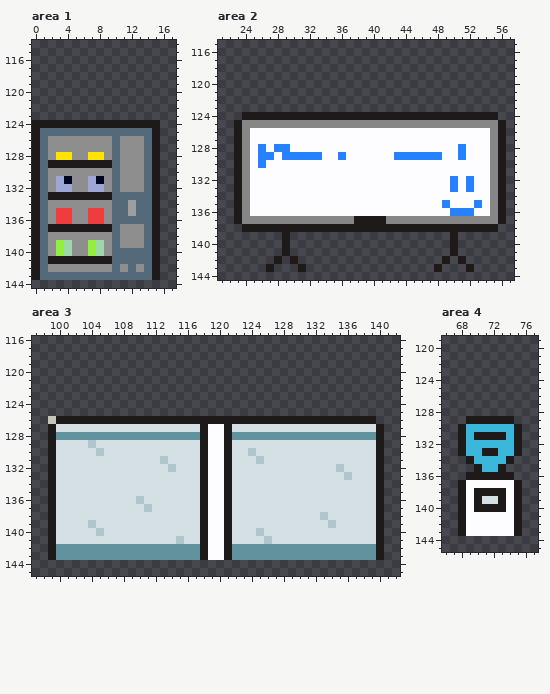
File history of a pixel-art file, levels/office/assets/Office.aseprite. Above: the version before the commit.
240x256 pixels, 1 frame. Colours within 5 levels of each other are drawn and written as one. Shown: area 1: x 0..17, y 114..144; area 2: x 21..57, y 115..144; area 3: x 97..142, y 116..145; area 4: x 66..77, y 119..145. The commit also changed other parts of the picture, which this record leaves out.
The result:
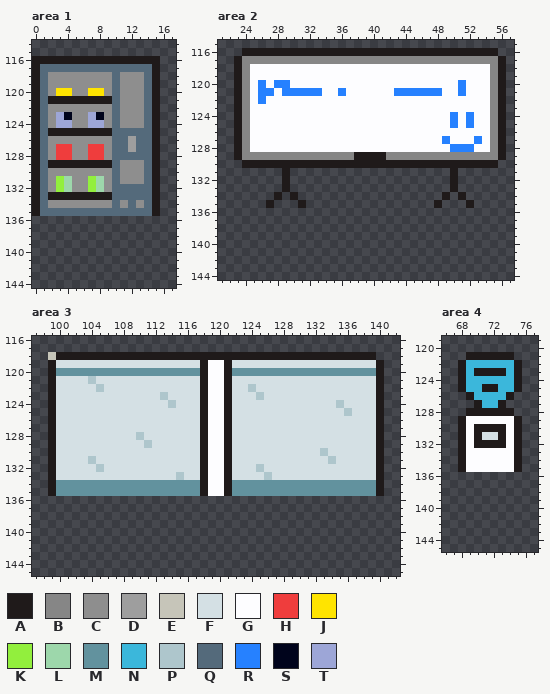
Palette (. is transparent): A #1f1a1a  B #868686  C #8e8e8e  D #9e9e9e  E #c6c5b9  F #d4e0e4  G #fdfdff  H #ef3d3d  J #ffe400  K #92ef3d  L #9dd7ab  M #62929e  N #3bb7db  P #aec6cc  Q #546a7b  R #2681ff  S #00041c  T #9da6d7
Difference:
Area 1, layer "Office Fill":
y 116: x 0..15 ................ -> AAAAAAAAAAAAAAAA
y 117: x 0..15 ................ -> AQQQQQQQQQQQQQQA
y 118..119: x 0..15 ................ -> AQCCCCCCCCQCCCQA
y 120: x 0..15 ................ -> AQCJJCCJJCQCCCQA
y 121: x 0..15 ................ -> AQAAAAAAAAQCCCQA
y 122: x 0..15 ................ -> AQCCCCCCCCQCCCQA
y 123: x 0..15 ................ -> AQCTSCCTSCQCCCQA
y 124: x 1..14 AAAAAAAAAAAAAA -> QCTTCCTTCQCCCQ
y 125: x 2..9 QQQQQQQQ -> AAAAAAAA
y 126: x 11..13 CCC -> QDQ
y 127: x 3..4 CC -> HH; x 7..8 CC -> HH; x 11..13 CCC -> QDQ
y 128: x 3..4 JJ -> HH; x 7..8 JJ -> HH; x 11..13 CCC -> QQQ
y 131: x 3..4 TS -> KL; x 7..8 TS -> KL
y 132: x 3..4 TT -> KL; x 7..8 TT -> KL; x 11..13 CCC -> QQQ
y 134: x 11..13 QDQ -> CQC
y 135: x 2..9 CHHCCHHC -> QQQQQQQQ; x 12 D -> Q
y 136: x 0..15 AQCHHCCHHCQQQQQA -> ................
y 137: x 0..15 AQAAAAAAAAQCCCQA -> ................
y 138: x 0..15 AQCCCCCCCCQCCCQA -> ................
y 139: x 0..15 AQCKLCCKLCQCCCQA -> ................
y 140: x 0..15 AQCKLCCKLCQQQQQA -> ................
y 141: x 0..15 AQAAAAAAAAQQQQQA -> ................
y 142: x 0..15 AQCCCCCCCCQCQCQA -> ................
y 143: x 0..15 AQQQQQQQQQQQQQQA -> ................
Area 2, layer "Office Fill":
y 116: x 24..55 ................................ -> AAAAAAAAAAAAAAAAAAAAAAAAAAAAAAAA
y 117: x 23..56 .................................. -> ABBBBBBBBBBBBBBBBBBBBBBBBBBBBBBBBA
y 118..119: x 23..56 .................................. -> ABGGGGGGGGGGGGGGGGGGGGGGGGGGGGGGBA
y 120: x 23..56 .................................. -> ABGRGRRGGGGGGGGGGGGGGGGGGGGGRGGGBA
y 121: x 23..56 .................................. -> ABGRRGRRRRRGGRGGGGGGRRRRRRGGRGGGBA
y 122: x 23..56 .................................. -> ABGRGGGGGGGGGGGGGGGGGGGGGGGGGGGGBA
y 123: x 23..56 .................................. -> ABGGGGGGGGGGGGGGGGGGGGGGGGGGGGGGBA
y 124: x 23..56 .AAAAAAAAAAAAAAAAAAAAAAAAAAAAAAAA. -> ABGGGGGGGGGGGGGGGGGGGGGGGGGRGRGGBA
y 125: x 25..54 BBBBBBBBBBBBBBBBBBBBBBBBBBBBBB -> GGGGGGGGGGGGGGGGGGGGGGGGGRGRGG
y 127: x 49 G -> R; x 53 G -> R
y 128: x 26 R -> G; x 28..29 RR -> GG; x 50 G -> R; x 52 G -> R
y 129: x 25..54 GRRGRRRRRGGRGGGGGGRRRRRRGGRGGG -> BBBBBBBBBBBBBAAAABBBBBBBBBBBBB
y 130: x 23..56 ABGRGGGGGGGGGGGGGGGGGGGGGGGGGGGGBA -> .AAAAAAAAAAAAAAAAAAAAAAAAAAAAAAAA.
y 131: x 23..56 ABGGGGGGGGGGGGGGGGGGGGGGGGGGGGGGBA -> ......A....................A......
y 132..133: x 23..56 ABGGGGGGGGGGGGGGGGGGGGGGGGGRGRGGBA -> ......A....................A......
y 134: x 23..56 ABGGGGGGGGGGGGGGGGGGGGGGGGGGGGGGBA -> .....A.A..................A.A.....
y 135: x 23..56 ABGGGGGGGGGGGGGGGGGGGGGGGGRGGGRGBA -> ....A...A................A...A....
y 136: x 23..56 ABGGGGGGGGGGGGGGGGGGGGGGGGGRRRGGBA -> ..................................
y 137: x 23..56 ABBBBBBBBBBBBBBAAAABBBBBBBBBBBBBBA -> ..................................
y 138: x 24..55 AAAAAAAAAAAAAAAAAAAAAAAAAAAAAAAA -> ................................
y 139..141: x 29 A -> .; x 50 A -> .
y 142: x 28 A -> .; x 30 A -> .; x 49 A -> .; x 51 A -> .
y 143: x 27 A -> .; x 31 A -> .; x 48 A -> .; x 52 A -> .
Area 3, layer "Office Fill":
y 118: x 99..139 ......................................... -> EAAAAAAAAAAAAAAAAAAAAAAAAAAAAAAAAAAAAAAAA
y 119: x 99..140 .......................................... -> AFFFFFFFFFFFFFFFFFFAGGAFFFFFFFFFFFFFFFFFFA
y 120: x 99..140 .......................................... -> AMMMMMMMMMMMMMMMMMMAGGAMMMMMMMMMMMMMMMMMMA
y 121: x 99..140 .......................................... -> AFFFFPFFFFFFFFFFFFFAGGAFFFFFFFFFFFFFFFFFFA
y 122: x 99..140 .......................................... -> AFFFFFPFFFFFFFFFFFFAGGAFFPFFFFFFFFFFFFFFFA
y 123: x 99..140 .......................................... -> AFFFFFFFFFFFFFPFFFFAGGAFFFPFFFFFFFFFFFFFFA
y 124: x 99..140 .......................................... -> AFFFFFFFFFFFFFFPFFFAGGAFFFFFFFFFFFFFPFFFFA
y 125: x 99..140 .......................................... -> AFFFFFFFFFFFFFFFFFFAGGAFFFFFFFFFFFFFFPFFFA
y 126: x 99..117 EAAAAAAAAAAAAAAAAAA -> AFFFFFFFFFFFFFFFFFF; x 119..120 AA -> GG; x 122..140 AAAAAAAAAAAAAAAAAA. -> FFFFFFFFFFFFFFFFFFA
y 128: x 100..117 MMMMMMMMMMMMMMMMMM -> FFFFFFFFFFPFFFFFFF; x 122..139 MMMMMMMMMMMMMMMMMM -> FFFFFFFFFFFFFFFFFF
y 129: x 104 P -> F; x 111 F -> P
y 130: x 105 P -> F; x 124 P -> F; x 133 F -> P
y 131: x 104 F -> P; x 113 P -> F; x 125 P -> F; x 134 F -> P
y 132: x 105 F -> P; x 114 P -> F; x 125 F -> P; x 135 P -> F
y 133: x 115 F -> P; x 126 F -> P; x 136 P -> F
y 134..135: x 100..117 FFFFFFFFFFFFFFFFFF -> MMMMMMMMMMMMMMMMMM; x 122..139 FFFFFFFFFFFFFFFFFF -> MMMMMMMMMMMMMMMMMM
y 136: x 99..140 AFFFFFFFFFFPFFFFFFFAGGAFFFFFFFFFFFFFFFFFFA -> ..........................................
y 137: x 99..140 AFFFFFFFFFFFPFFFFFFAGGAFFFFFFFFFFFFFFFFFFA -> ..........................................
y 138: x 99..140 AFFFFFFFFFFFFFFFFFFAGGAFFFFFFFFFFFPFFFFFFA -> ..........................................
y 139: x 99..140 AFFFFPFFFFFFFFFFFFFAGGAFFFFFFFFFFFFPFFFFFA -> ..........................................
y 140: x 99..140 AFFFFFPFFFFFFFFFFFFAGGAFFFPFFFFFFFFFFFFFFA -> ..........................................
y 141: x 99..140 AFFFFFFFFFFFFFFFPFFAGGAFFFFPFFFFFFFFFFFFFA -> ..........................................
y 142..143: x 99..140 AMMMMMMMMMMMMMMMMMMAGGAMMMMMMMMMMMMMMMMMMA -> ..........................................
Area 4, layer "Office Fill":
y 121: x 69..74 ...... -> AAAAAA
y 122: x 68..75 ........ -> ANNNNNNA
y 123: x 68..75 ........ -> ANAAAANA
y 124: x 68..75 ........ -> ANNNNNNA
y 125: x 68..75 ........ -> ANNAANNA
y 126: x 69..74 ...... -> ANNNNA
y 127: x 70..73 .... -> ANNA
y 128: x 69..74 ...... -> AAAAAA
y 129: x 68..75 .AAAAAA. -> AGGGGGGA
y 130: x 69..74 NNNNNN -> GAAAAG
y 131: x 69 N -> G; x 71..72 AA -> FF; x 74 N -> G
y 132: x 69..74 NNNNNN -> GAAAAG
y 133: x 69..74 NNAANN -> GGGGGG
y 134: x 68..75 .ANNNNA. -> AGGGGGGA
y 135: x 68..75 ..ANNA.. -> AGGGGGGA
y 136: x 69..74 AAAAAA -> ......
y 137: x 68..75 AGGGGGGA -> ........
y 138: x 68..75 AGAAAAGA -> ........
y 139: x 68..75 AGAFFAGA -> ........
y 140: x 68..75 AGAAAAGA -> ........
y 141..143: x 68..75 AGGGGGGA -> ........
